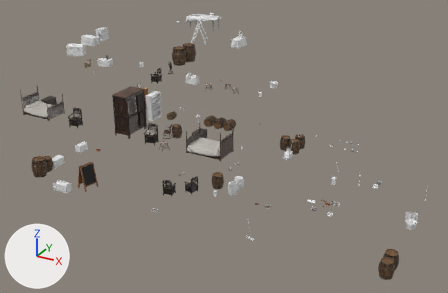
The glTF model assets/models/tavern/optimized/tavern_interior_props.gltf as it was, and as the next commit left it.
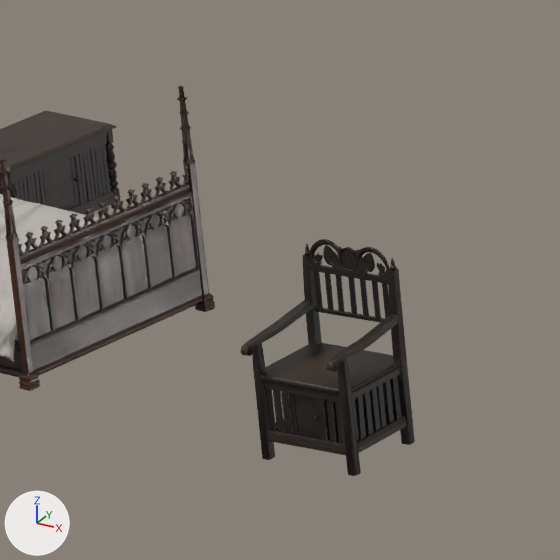
The first picture shows the older version from a 50 mm lens placed at (31.4, -23.3, 24.0), pointed at (15.4, 5.9, 9.4). The close-ups show the older and then the newer version on the part from 10% to 21% of the width and 29% to 46% of the height of that picture. Only the edits that show in the close-ups are written down. The lights are fixed; the arrows at lower left show +X, +Y and +Z. Where no turn or scale is listed for an object, it has been applied to the vertices.

Script lines for the objects in view, before the commit:
```python
me_gallinera_chair = bpy.data.meshes.new('gallinera_chair')
me_gallinera_chair.from_pydata(...)  # 3479 vertices, 3406 faces; spans x -0.29..0.29, y -0.302..0.302, z 0.0..1.033
me_gallinera_chair.materials.append(mat_gallinera_chair)  # picture img_gallinera_chair_diff_1k_512
me_gallinera_table = bpy.data.meshes.new('gallinera_table')
me_gallinera_table.from_pydata(...)  # 2030 vertices, 2316 faces; spans x -0.415..0.415, y -0.259..0.259, z 0.0..0.488
me_gallinera_table.materials.append(mat_gallinera_table)  # picture img_gallinera_table_diff_1k_512
me_gothicbed_01 = bpy.data.meshes.new('GothicBed_01')
me_gothicbed_01.from_pydata(...)  # 7986 vertices, 9481 faces; spans x -0.75..0.75, y -1.02..1.02, z 0.0..1.53
me_gothicbed_01.materials.append(mat_gothicbed_01)
ob_gallinera_chair_003 = bpy.data.objects.new('gallinera_chair.003', me_gallinera_chair)
ob_gallinera_chair_003.location = (8.25, 1.4, 10.86)
ob_gallinera_chair_003.rotation_euler = (0.0, 0.0, 0.0798)  # degrees (0, 0, 4.6)
ob_gallinera_table_001 = bpy.data.objects.new('gallinera_table.001', me_gallinera_table)
ob_gallinera_table_001.location = (4.52, 3.25, 10.86)
ob_gallinera_table_001.rotation_euler = (0.0, 0.0, 1.571)  # degrees (0, 0, 90)
ob_gothicbed_01_001 = bpy.data.objects.new('GothicBed_01.001', me_gothicbed_01)
ob_gothicbed_01_001.location = (5.281, 2.0, 10.86)
ob_gothicbed_01_001.rotation_euler = (0.0, 0.0, 1.571)  # degrees (0, 0, 90)
```
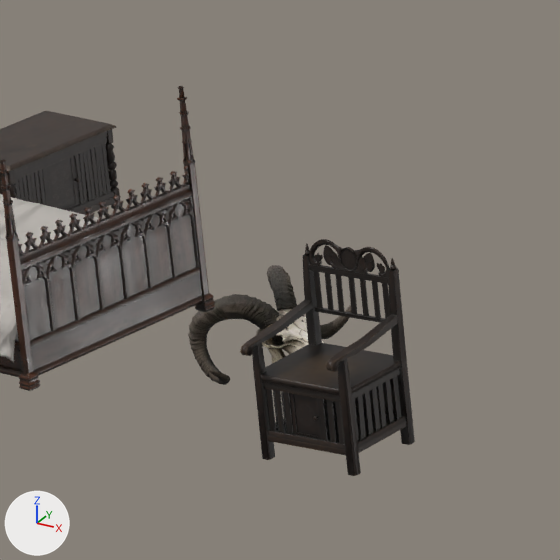
Boxes [x1, y1, x2, y2] around the edits, measured in the close-ups (560 x 560 px):
'ram_skull.001', added
    after: [188, 265, 357, 385]

The edits, one by one:
Picture 'ram_skull_diff' (img_ram_skull_diff) is new.
Picture 'ram_skull_nor_gl' (img_ram_skull_nor_gl) is new.
Picture 'ram_skull_mr' (img_ram_skull_mr) is new.
Material 'ram_skull' (mat_ram_skull) is new.
Uses the picture img_ram_skull_diff.
Uses the picture img_ram_skull_mr.
Uses the picture img_ram_skull_nor_gl.
Mesh me_ram_skull is new.
It has 10295 vertices, 10897 faces and spans x -0.565..0.565, y -0.414..0.414, z 0.0..0.542.
It uses material mat_ram_skull.
Object 'ram_skull.001' (ob_ram_skull_001) is new; it shows me_ram_skull.
Its location is (4.654, 4.9, 9.433).
Its rotation in degrees is (0, 0, -90).
